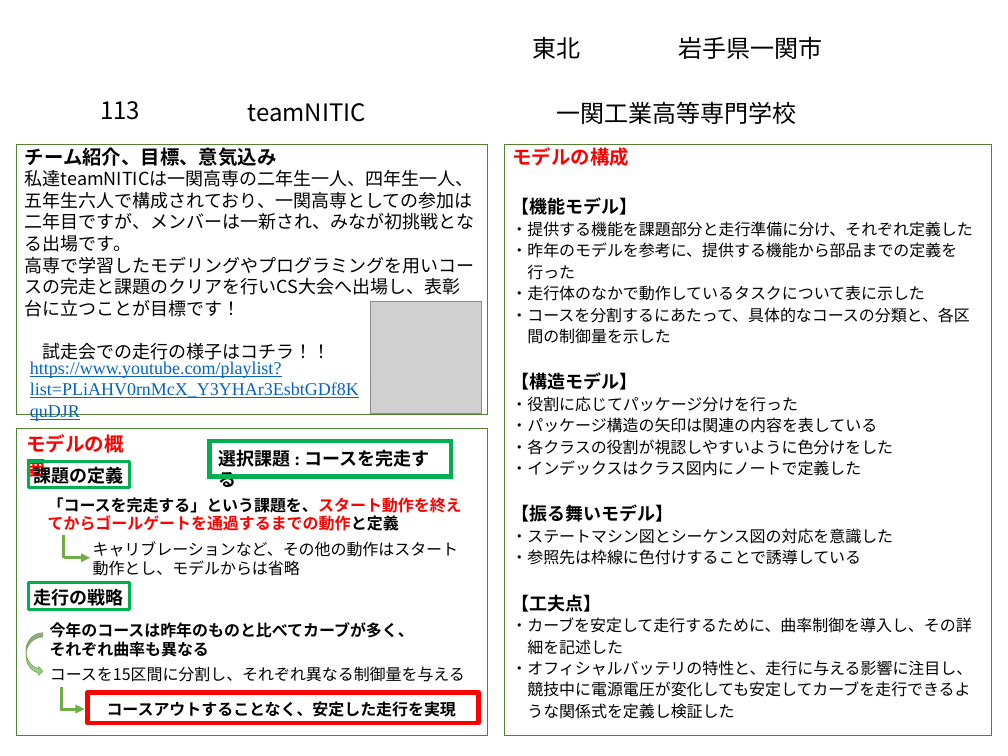
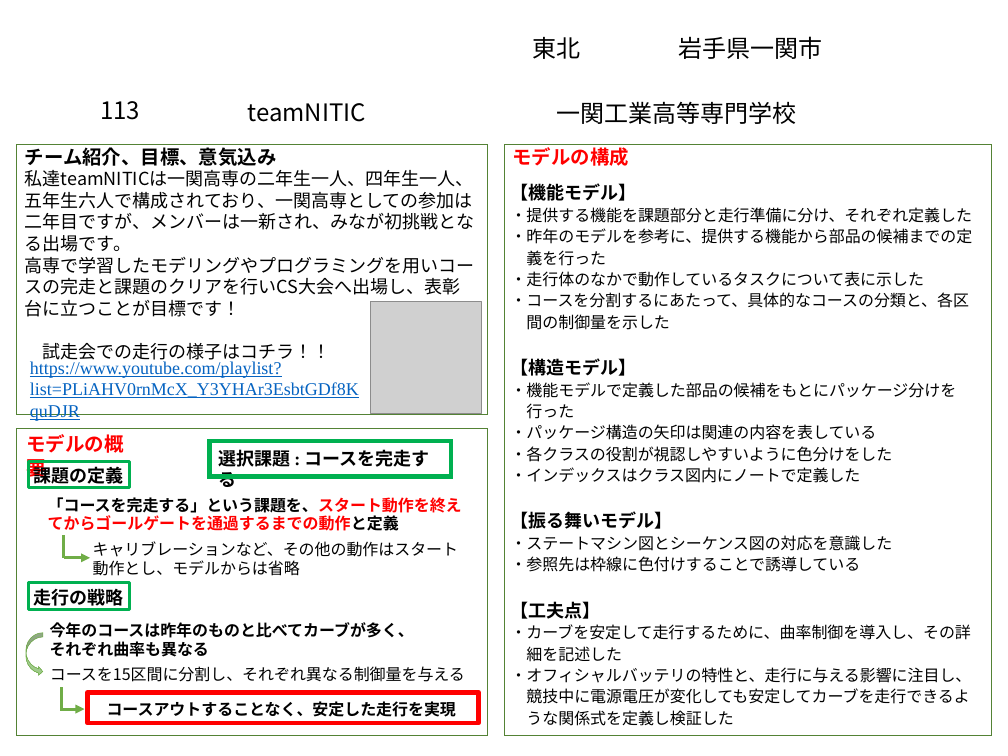
Before and after one commit to akita-lab-2019/model, a slide deck: slide 1 of PowerPoint/提出用.pptx. Drawn at 1008x756 pixels with LibreOffice and Linux fonts; fonts in the diff are those of the drawing; grey boxes stand for pictures; background and template pictures are left out. Boxes give left, top, right and bottom in pixels: in the first picture for what was removed or moved away, otherwise in the second. Text is boxed around its words. In the diff, an @@ line names an element or a change of style, - is before the commit and + after.

```diff
--- a/PowerPoint/提出用.pptx
+++ b/PowerPoint/提出用.pptx
@@ text "【機能モデル】": place and size @@
-text "【機能モデル】" at (511, 197, 972, 719)
+text "【機能モデル】" at (511, 183, 973, 726)
@@ text at (511, 228, 973, 266): text changed @@
-・昨年のモデルを参考に、提供する機能から部品までの定義を
-行った
+・昨年のモデルを参考に、提供する機能から部品の候補までの定
+義を行った
@@ text at (511, 382, 957, 419): text changed @@
-・役割に応じてパッケージ分けを行った
+・機能モデルで定義した部品の候補をもとにパッケージ分けを
+行った
```
Also in this commit, not shown: 5 other slides changed, 1 other file.
